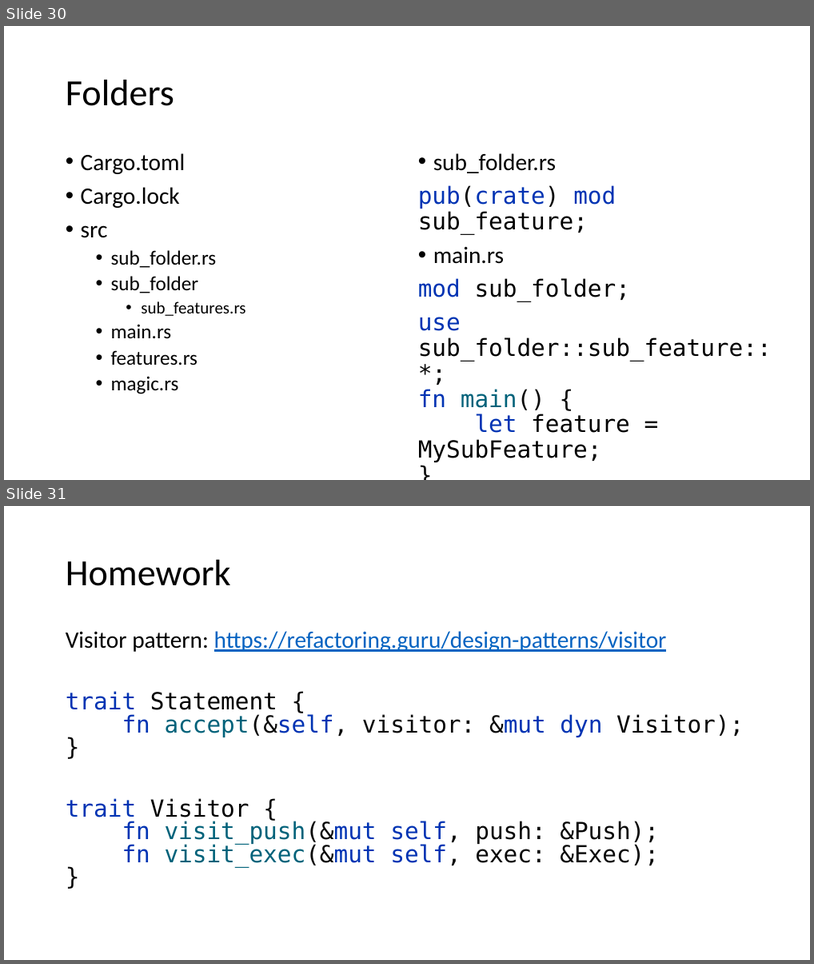
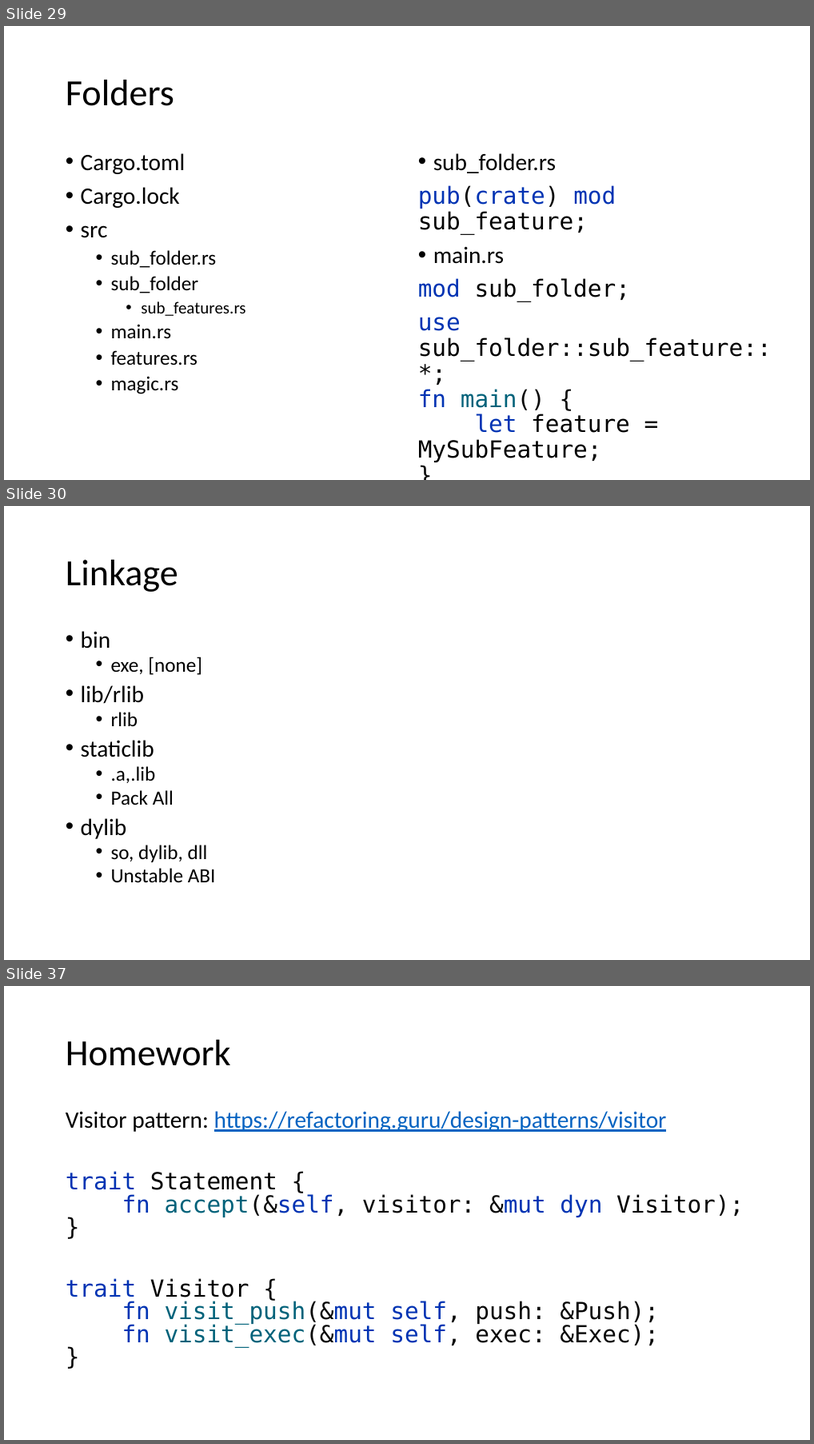
Before and after one commit to kugushev/course-rust-basics, a slide deck: src/07-Modules/07-Modules.pptx. Shown one above the other, each under a label of ours: slides 30 and 31 before the commit, slides 29, 30 and 37 after it; the slides between them are not shown. The pictures are 814x964 and 814x1444 pixels, drawn with LibreOffice and Linux fonts; fonts in the diff are those of the drawing. Boxes give left, top, right and bottom in pixels: in the first picture for what was removed or moved away, otherwise in the second. Text is boxed around its words. In the diff, an @@ line names an element or a change of style, - is before the commit and + after.

```diff
--- a/src/07-Modules/07-Modules.pptx
+++ b/src/07-Modules/07-Modules.pptx
@@ slide 30 added at (4, 506, 810, 960), background #FFFFFF @@
@@ title added at (66, 560, 178, 592), 44 pt, text #000000 @@
+Linkage
@@ text added at (81, 631, 216, 883), 24 pt, text #000000 @@
+• bin
+  • exe, [none]
+• lib/rlib
+  • rlib
+• staticlib
+  • .a,.lib
+  • Pack All
+• dylib
+  • so, dylib, dll
+  • Unstable ABI
@@ what was slide 30 is now slide 29 @@
@@ what was slide 31 is now slide 37 @@
```
Also in this commit, not shown: 3 slides changed, 5 other slides added.
